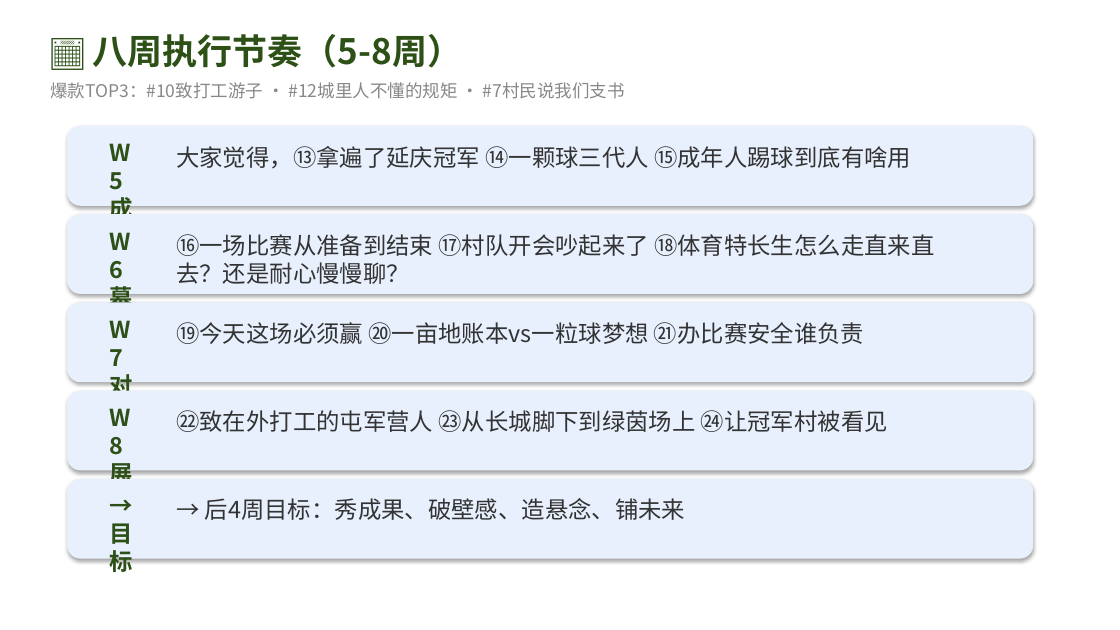
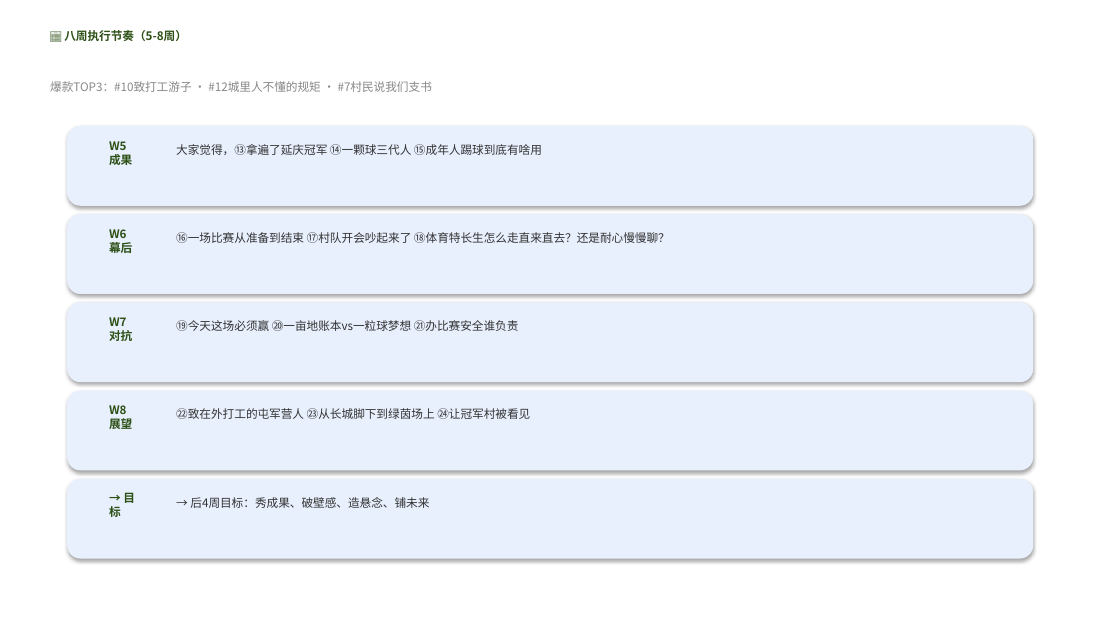
Before and after one commit to 975801846-star/workspace-outputs, a slide deck: slide 15 of tunjunying/plan_v2.pptx. Drawn at 1120x630 pixels with LibreOffice and Linux fonts; fonts in the diff are those of the drawing. Boxes give left, top, right and bottom in pixels: in the first picture for what was removed or moved away, otherwise in the second. Text is boxed around its words. In the diff, an @@ line names an element or a change of style, - is before the commit and + after.

```diff
--- a/tunjunying/plan_v2.pptx
+++ b/tunjunying/plan_v2.pptx
@@ text "📅 八周执行节奏（5-8周）" at box(64, 30, 187, 41): size 30 to 10 pt @@
@@ text "爆款TOP3：#10致打工游子 · #12城里人不懂的规矩 · #7村民说我们支书" at box(50, 81, 432, 92): size 15 to 10 pt @@
@@ size 20 to 10 pt in 10 elements at box(109, 141, 132, 168), box(176, 144, 542, 155), box(109, 229, 132, 253), box(176, 232, 670, 243), box(109, 317, 132, 341), box(176, 320, 519, 331), box(109, 405, 132, 432), box(176, 408, 530, 419), box(109, 493, 135, 517), box(190, 497, 429, 508) @@
```
Also in this commit, not shown: 2 other slides changed.
